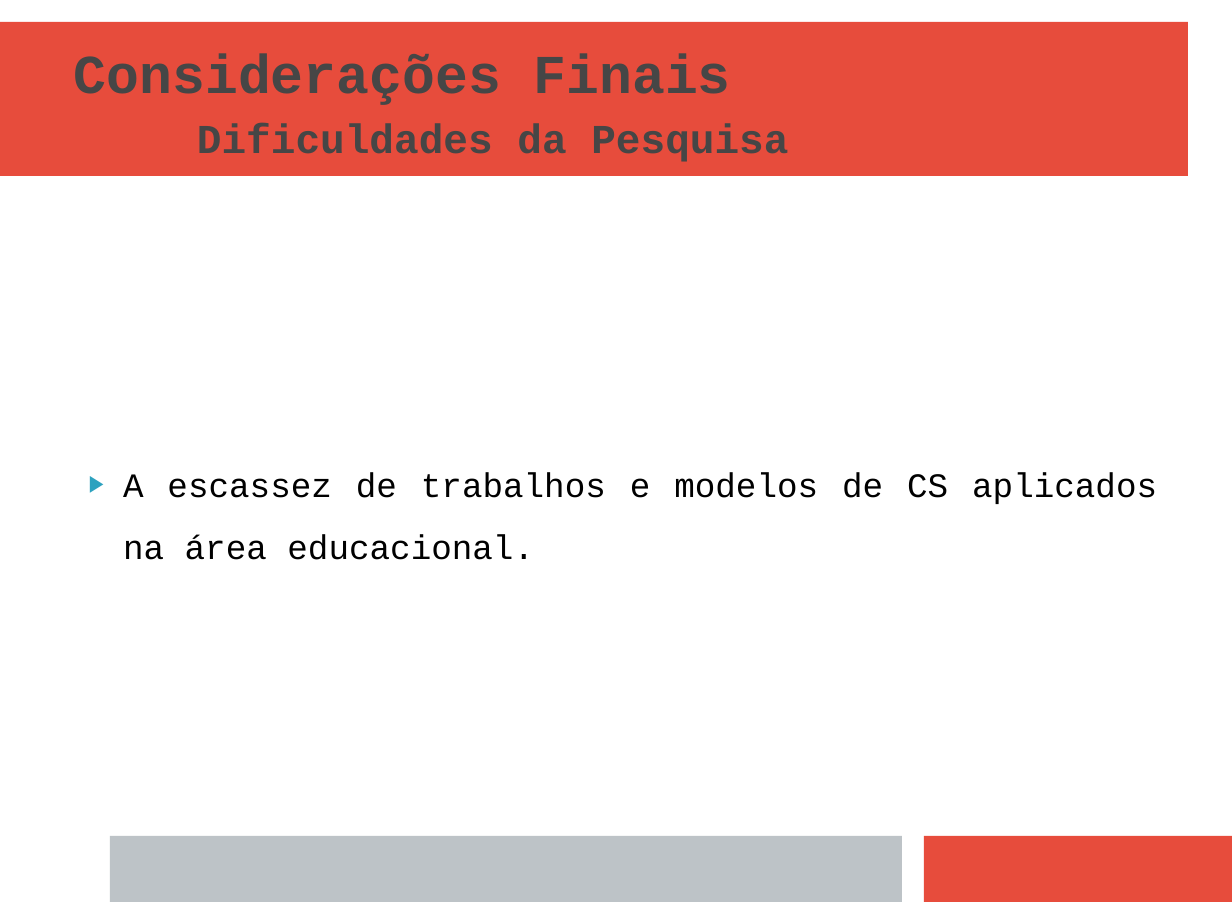
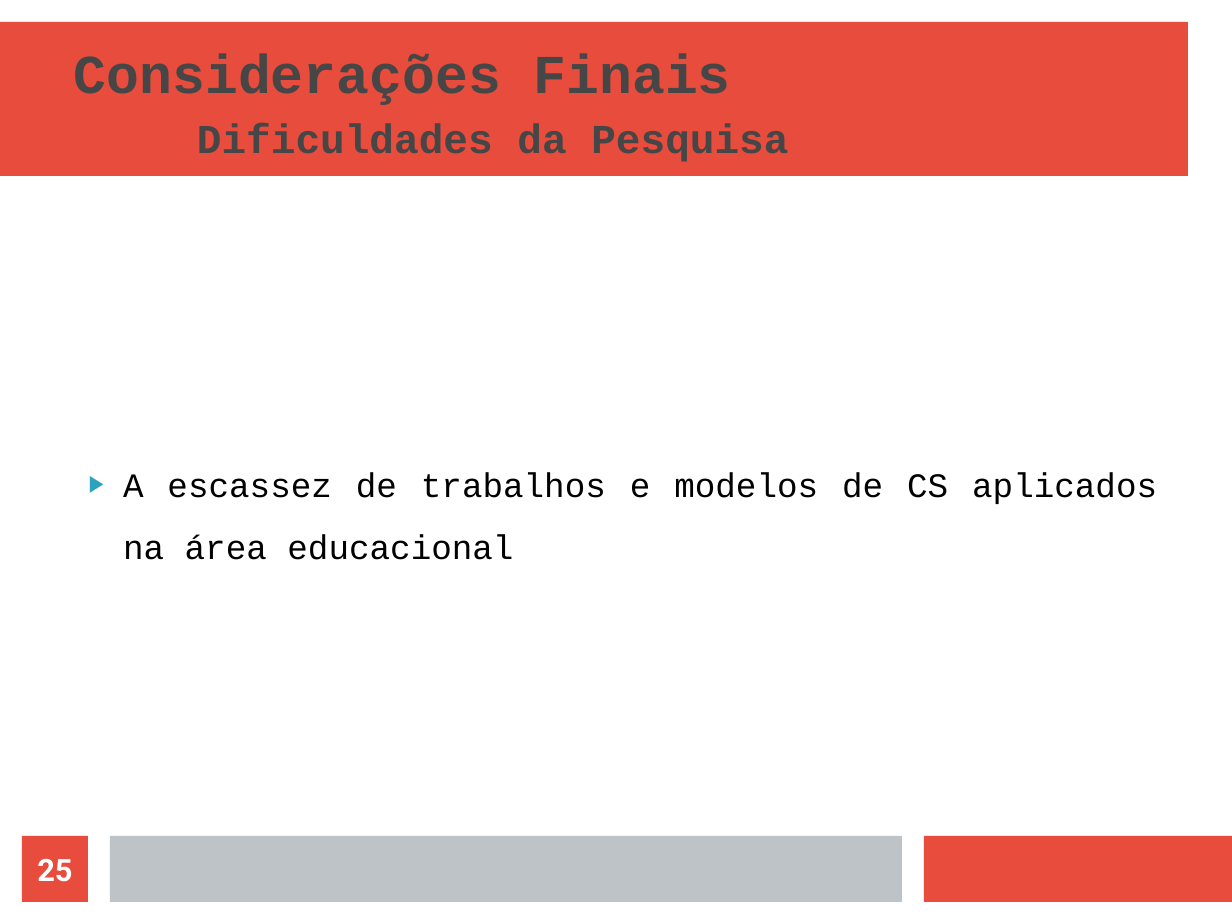
Before and after one commit to naninmartins/TCC-Modelo-de-AVA-com-CS-e-MDE, a slide deck: slide 25 of MODELO DE APOIO AO ENSINO EM AMBIENTES VIRTUAIS - APRESENTAÇÃO (linux).odp (slide 23 before the commit). Drawn at 1232x924 pixels with LibreOffice and Linux fonts; fonts in the diff are those of the drawing. Boxes give left, top, right and bottom in pixels: in the first picture for what was removed or moved away, otherwise in the second. Text is boxed around its words. In the diff, an @@ line names an element or a change of style, - is before the commit and + after.

```diff
--- a/MODELO DE APOIO AO ENSINO EM AMBIENTES VIRTUAIS - APRESENTAÇÃO (linux).odp
+++ b/MODELO DE APOIO AO ENSINO EM AMBIENTES VIRTUAIS - APRESENTAÇÃO (linux).odp
@@ text at (x1=123, y1=472, x2=1157, y2=560): text changed @@
-▶ A escassez de trabalhos e modelos de CS aplicados na área educacional.
+▶ A escassez de trabalhos e modelos de CS aplicados na área educacional
@@ page number added at (x1=22, y1=837, x2=89, y2=903), fill #E74C3C, 18 pt, text #FFFFFF, bold @@
+25
```
Also in this commit, not shown: 24 other slides changed, 4 slides added, 6 other files.
